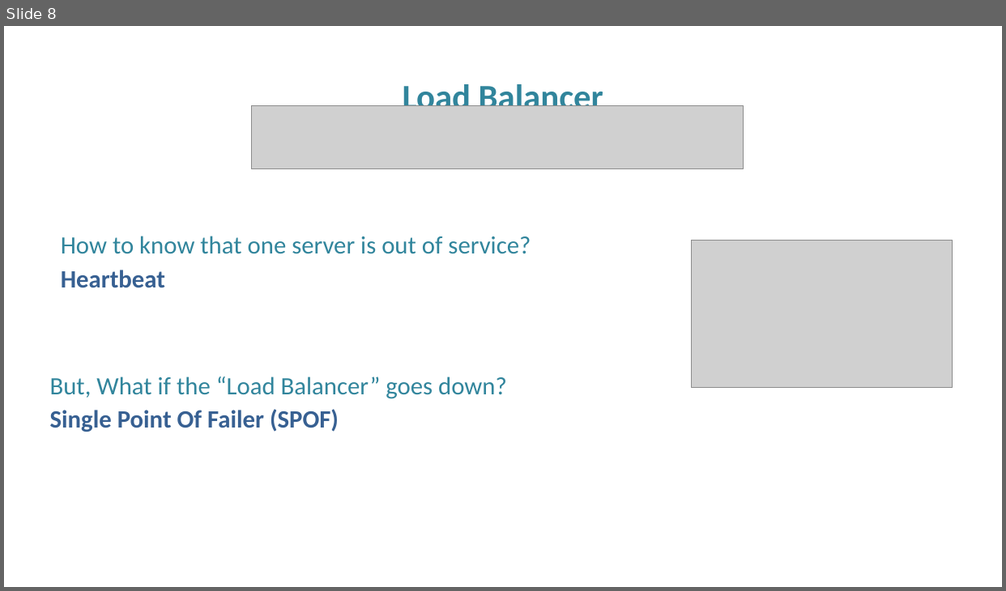
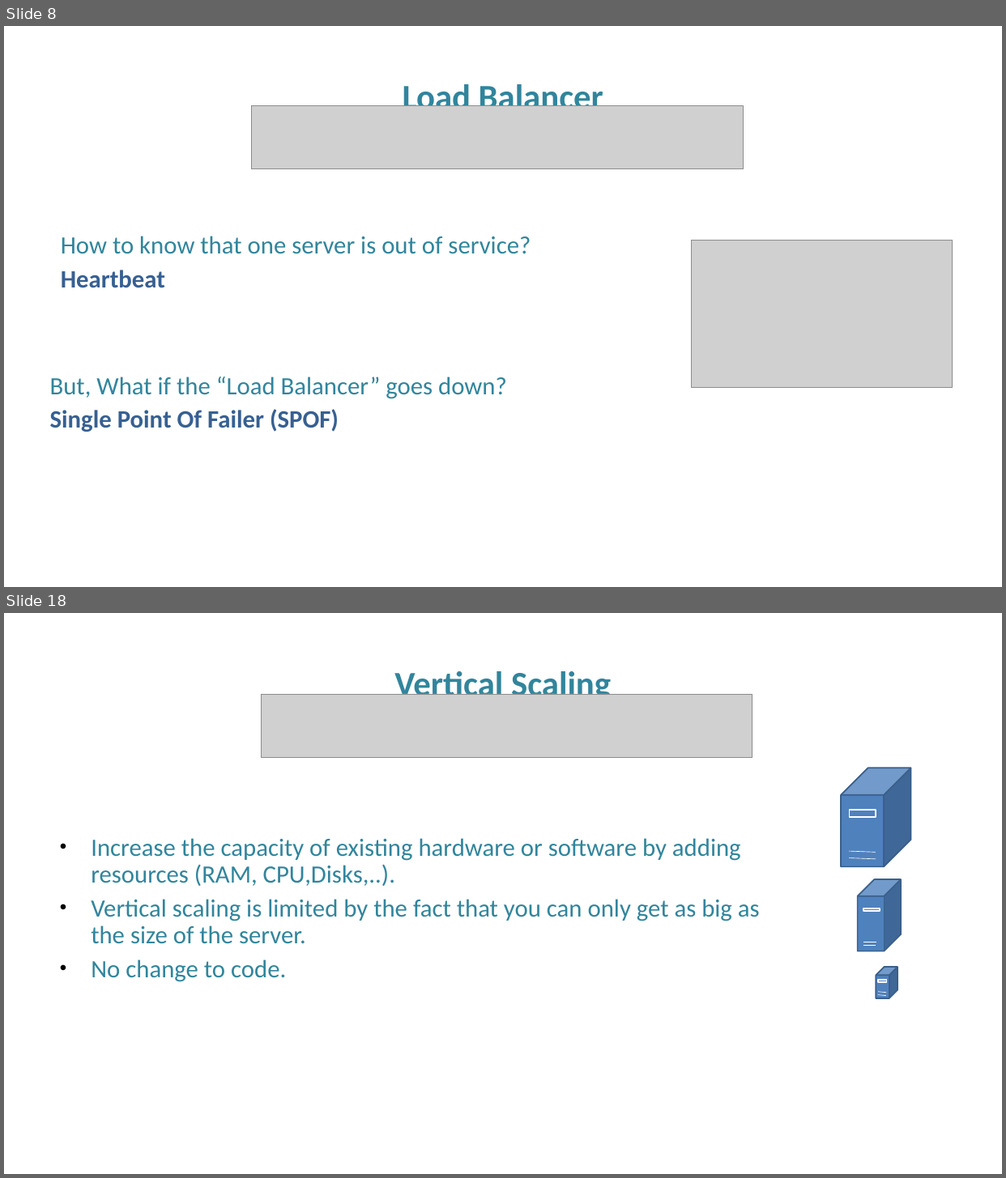
Before and after one commit to FITE-5thYear/InformationSystems, a slide deck: scaling in the cloud.pptx. Shown one above the other, each under a label of ours: slide 8 before the commit, slides 8 and 18 after it; the slides between them are not shown. The pictures are 1006x591 and 1006x1178 pixels, drawn with LibreOffice and Linux fonts; fonts in the diff are those of the drawing; grey boxes stand for pictures; background and template pictures are left out. Boxes give left, top, right and bottom in pixels: in the first picture for what was removed or moved away, otherwise in the second. Text is boxed around its words. In the diff, an @@ line names an element or a change of style, - is before the commit and + after.

```diff
--- a/scaling in the cloud.pptx
+++ b/scaling in the cloud.pptx
@@ slide 18 added at (4, 613, 1002, 1174), background picture (left out) @@
@@ text added at (394, 667, 611, 695), 50 pt, text #31859C, bold @@
+Vertical Scaling
@@ picture added at (261, 694, 752, 758) @@
@@ cube added at (841, 769, 910, 867), fill #4F81BD, outline #3A5F8C 2 pt @@
@@ rectangle added at (850, 810, 876, 818), fill #4F81BD, outline #FFFFFF 2 pt @@
@@ text added at (91, 838, 760, 982), 36 pt, text #31859C @@
+• Increase the capacity of existing hardware or software by adding resources (RAM, CPU,Disks,..).
+• Vertical scaling is limited by the fact that you can only get as big as the size of the server.
+• No change to code.
@@ line added from (849, 851) to (876, 853), #FFFFFF 0.75 pt @@
@@ line added from (850, 858) to (876, 859), #FFFFFF 0.75 pt @@
@@ cube added at (858, 879, 901, 952), fill #4F81BD, outline #3A5F8C 2 pt @@
@@ rectangle added at (863, 909, 880, 911), fill #4F81BD, outline #FFFFFF 2 pt @@
@@ line added from (863, 945) to (876, 945), #FFFFFF 0.75 pt @@
@@ line added from (863, 943) to (876, 943), #FFFFFF 0.75 pt @@
@@ cube added at (876, 967, 897, 999), fill #4F81BD, outline #3A5F8C 2 pt @@
@@ rectangle added at (878, 980, 886, 982), fill #4F81BD, outline #FFFFFF 2 pt @@
@@ line added from (878, 995) to (886, 996), #FFFFFF 0.75 pt @@
@@ line added from (878, 992) to (887, 993), #FFFFFF 0.75 pt @@
@@ line added from (883, 999) to (883, 999), #FFFFFF 0.75 pt @@
@@ line added from (883, 999) to (883, 999), #4B7EBC 0.75 pt @@
```
Also in this commit, not shown: 1 slide changed, 9 other slides added, 1 other file.
